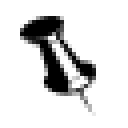
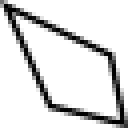
Layer changes from the first 128x128 image to the second:
added layer "Retângulo 1 copiar" above "Retângulo 1" over left=0, top=0, right=128, bottom=128
hid "Forma 1", painted on it over left=20, top=16, right=96, bottom=116
